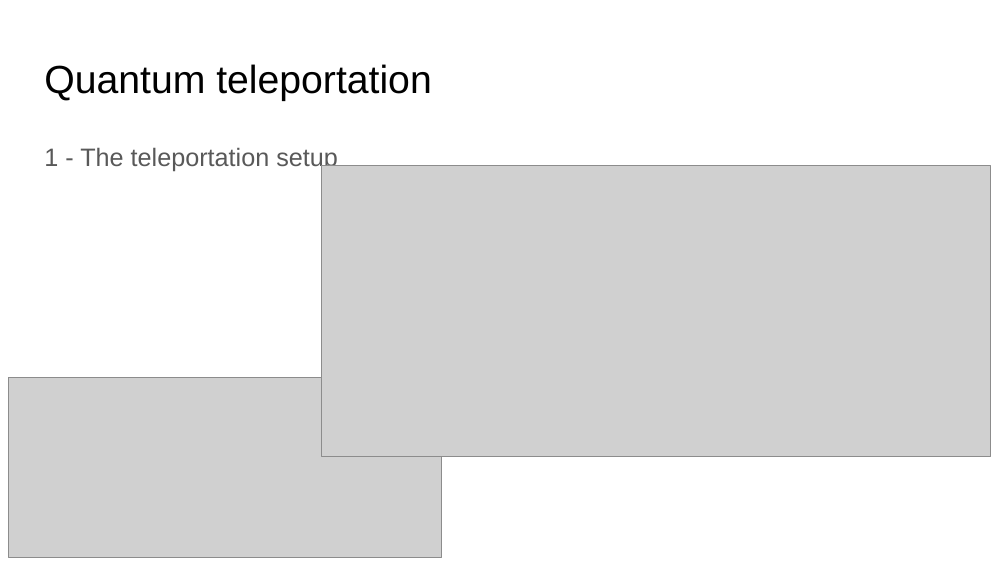
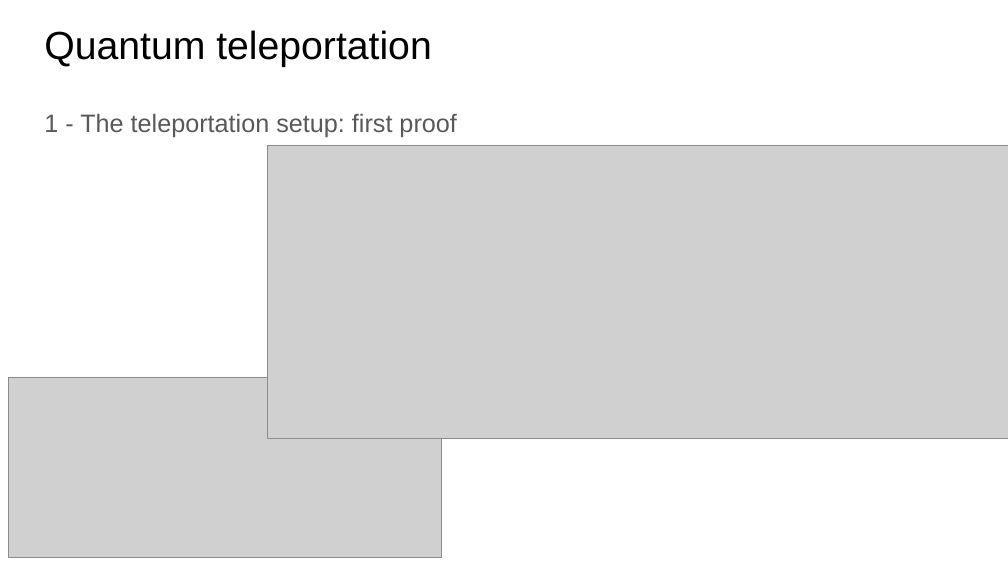
Before and after one commit to jolatechno/cours-ENS, a slide deck: slide 3 of cours/M2/info_quantique/presentation/presentation_quantum_information.odp (slide 4 before the commit). Drawn at 1008x567 pixels with LibreOffice and Linux fonts; fonts in the diff are those of the drawing; grey boxes stand for pictures. Boxes give left, top, right and bottom in pixels: in the first picture for what was removed or moved away, otherwise in the second. Text is boxed around its words. In the diff, an @@ line names an element or a change of style, - is before the commit and + after.

```diff
--- a/cours/M2/info_quantique/presentation/presentation_quantum_information.odp
+++ b/cours/M2/info_quantique/presentation/presentation_quantum_information.odp
@@ title "Quantum teleportation": place and size @@
-title "Quantum teleportation" at (44, 64, 431, 101)
+title "Quantum teleportation" at (44, 30, 431, 67)
@@ text at (44, 113, 456, 137): text changed @@
-1 - The teleportation setup
+1 - The teleportation setup: first proof
@@ picture: place and size @@
-picture at (322, 166, 991, 457)
+picture at (268, 145, 1008, 438)
```
Also in this commit, not shown: 2 other slides changed, 2 slides added, 1 slide removed, 3 other files.
